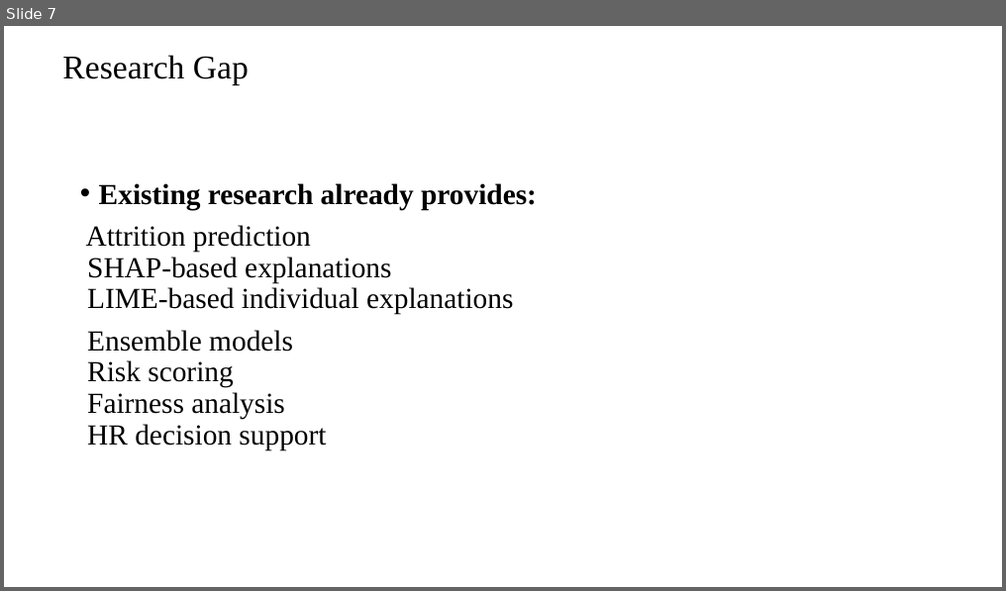
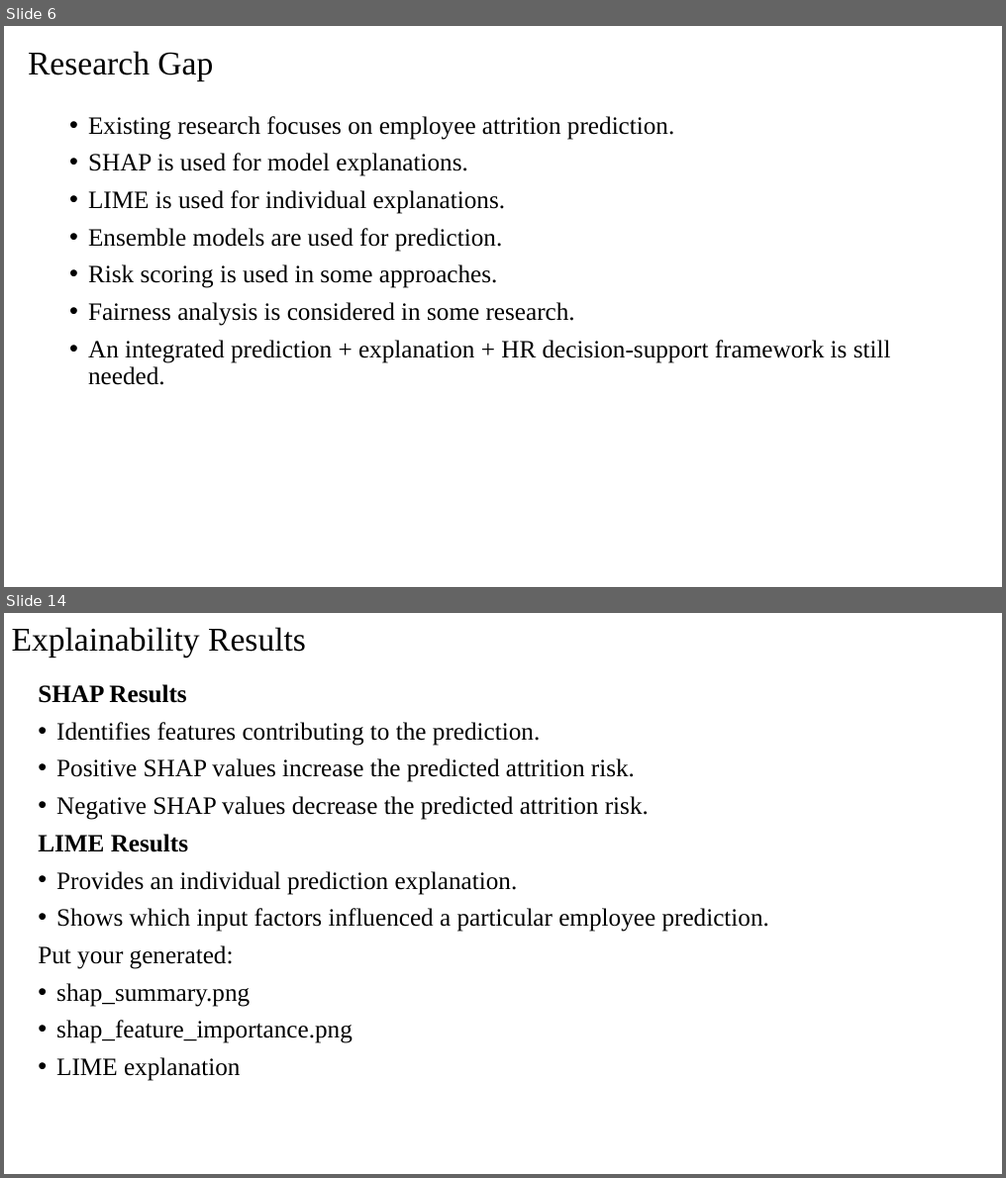
Before and after one commit to BHUVANA1007/KLH-CSE-2024-2420030519-Explainable-AI-Framework-for-Employee-Attrition-Prediction, a slide deck: docs/Presentation.pptx. Shown one above the other, each under a label of ours: slide 7 before the commit, slides 6 and 14 after it; the slides between them are not shown. The pictures are 1006x591 and 1006x1178 pixels, drawn with LibreOffice and Linux fonts; fonts in the diff are those of the drawing. Boxes give left, top, right and bottom in pixels: in the first picture for what was removed or moved away, otherwise in the second. Text is boxed around its words. In the diff, an @@ line names an element or a change of style, - is before the commit and + after.

Commit message:
Add employee attrition prediction ML and XAI implementation

```diff
--- a/docs/Presentation.pptx
+++ b/docs/Presentation.pptx
@@ slide 14 added at (4, 613, 1002, 1174), background #FFFFFF @@
@@ title added at (12, 627, 306, 657), 32 pt, text #000000 @@
+Explainability Results
@@ text added at (38, 684, 769, 1081), 24 pt, text #000000 @@
+SHAP Results
+• Identifies features contributing to the prediction.
+• Positive SHAP values increase the predicted attrition risk.
+• Negative SHAP values decrease the predicted attrition risk.
+LIME Results
+• Provides an individual prediction explanation.
+• Shows which input factors influenced a particular employee prediction.
+Put your generated:
+• shap_summary.png
+• shap_feature_importance.png
+• LIME explanation
@@ what was slide 7 is now slide 6 @@
@@ slide 6 changed as well @@
@@ title "Research Gap": place and size @@
-title "Research Gap" at (62, 55, 249, 85)
+title "Research Gap" at (28, 51, 213, 81)
@@ text at (88, 116, 891, 385): text changed; size 28 to 24 pt @@
-• Existing research already provides:
-Attrition prediction
-SHAP-based explanations
-LIME-based individual explanations
-Ensemble models
-Risk scoring
-Fairness analysis
-HR decision support
+• Existing research focuses on employee attrition prediction.
+• SHAP is used for model explanations.
+• LIME is used for individual explanations.
+• Ensemble models are used for prediction.
+• Risk scoring is used in some approaches.
+• Fairness analysis is considered in some research.
+• An integrated prediction + explanation + HR decision-support framework is still needed.
```
Also in this commit, not shown: 4 other slides changed, 9 other slides added, 7 slides removed, 35 other files.
